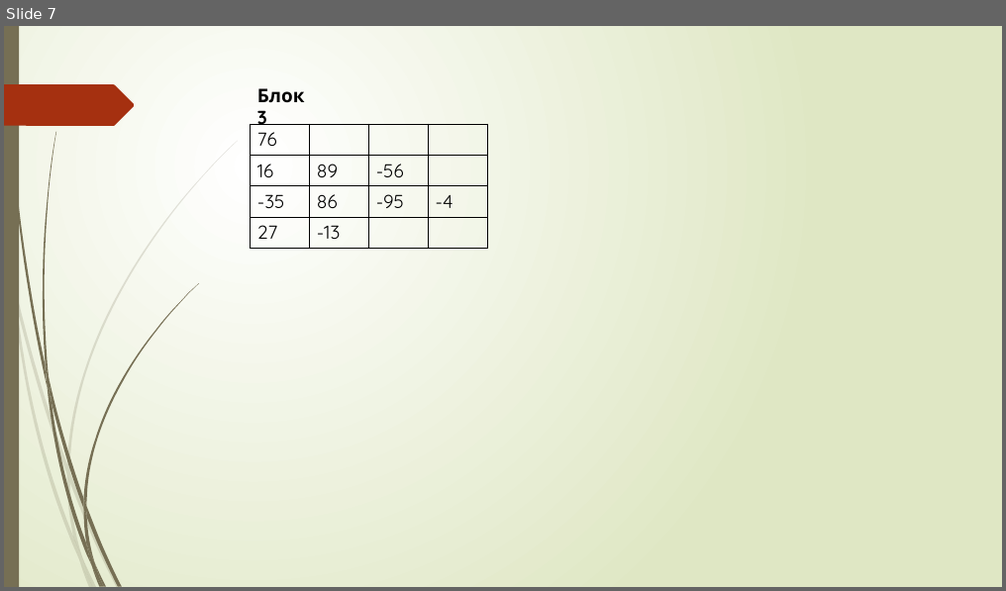
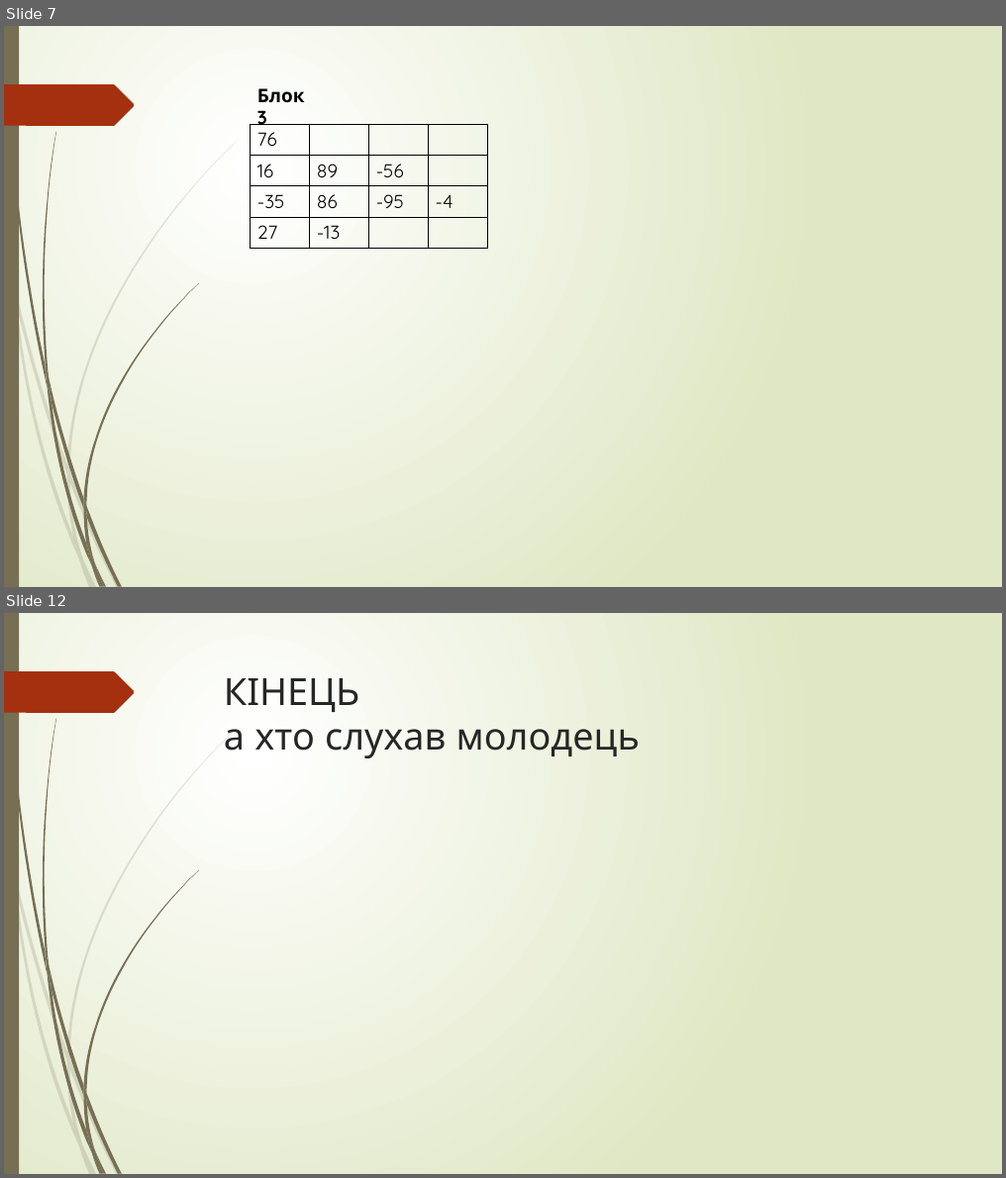
Before and after one commit to SaltRoBias/Laba-3, a slide deck: Діаграмма посилань.pptx. Shown one above the other, each under a label of ours: slide 7 before the commit, slides 7 and 12 after it; the slides between them are not shown. The pictures are 1006x591 and 1006x1178 pixels, drawn with LibreOffice and Linux fonts; fonts in the diff are those of the drawing. Boxes give left, top, right and bottom in pixels: in the first picture for what was removed or moved away, otherwise in the second. Text is boxed around its words. In the diff, an @@ line names an element or a change of style, - is before the commit and + after.

Commit message:
Готово. Я молодець

```diff
--- a/Діаграмма посилань.pptx
+++ b/Діаграмма посилань.pptx
@@ slide 12 added at box(4, 613, 1002, 1174), background gradient #FFFFFF to #DFE8C4; not listed: 24 template elements that a slide beside it also shows @@
@@ title added at box(224, 678, 640, 759), 36 pt, text #262626 @@
+КІНЕЦЬ
+а хто слухав молодець
```
Also in this commit, not shown: 3 slides changed, 2 other slides added, 7 other files.
